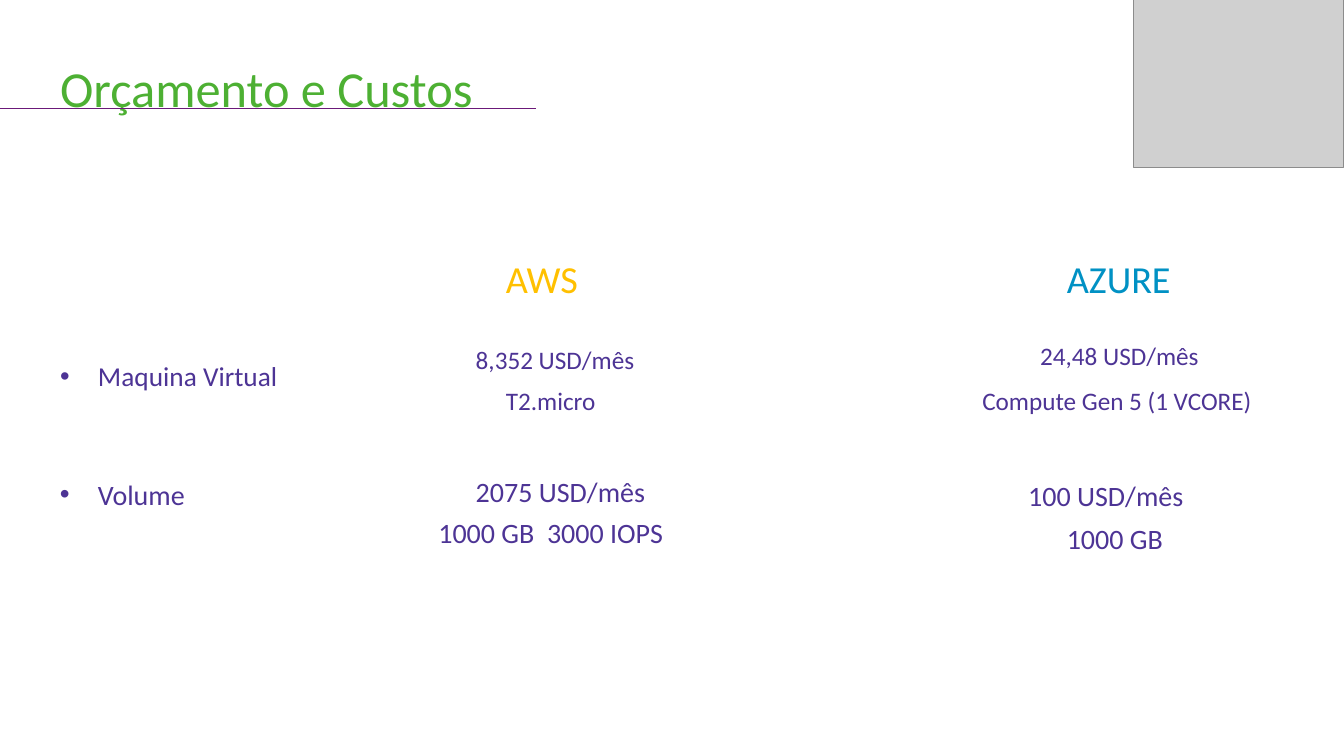
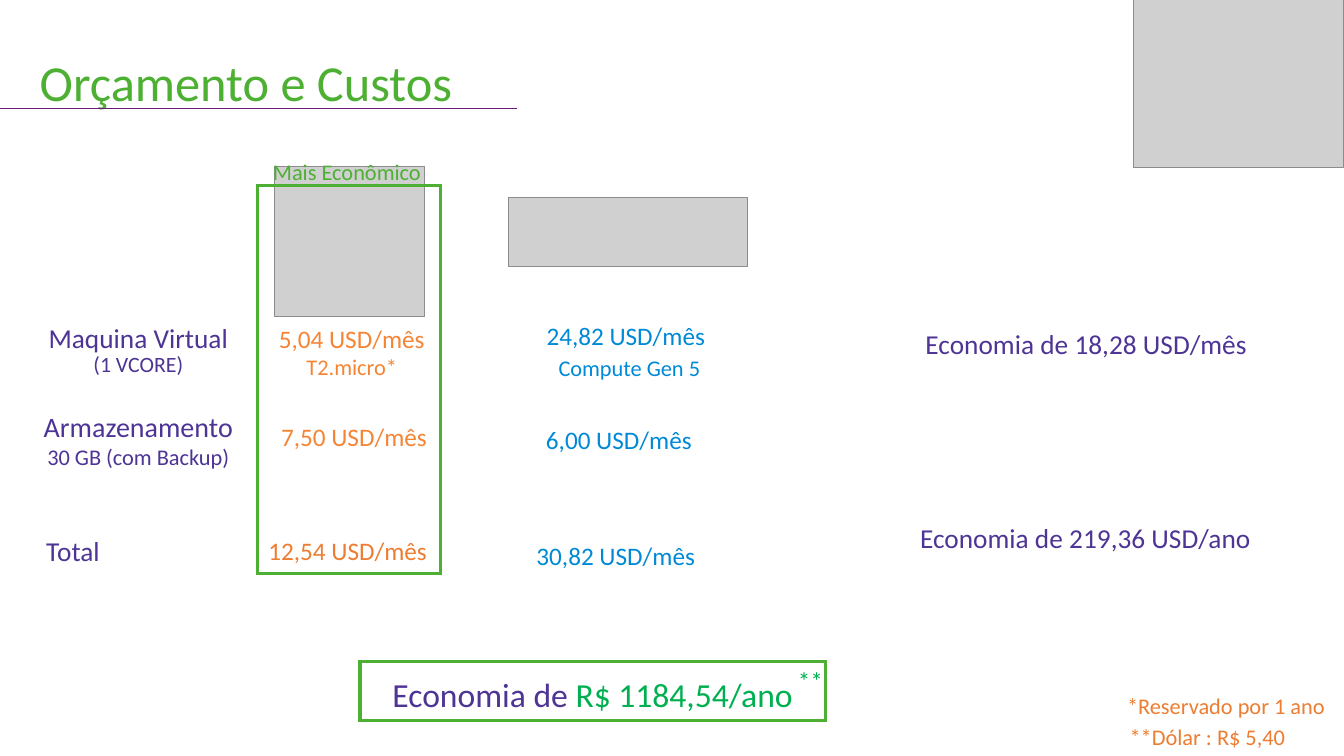
Before and after one commit to GVRO1/curso-angular, a slide deck: slide 12 of documentacao/Apresentações/Sprint 3.pptx (slide 11 before the commit). Drawn at 1344x756 pixels with LibreOffice and Linux fonts; fonts in the diff are those of the drawing; grey boxes stand for pictures. Boxes give left, top, right and bottom in pixels: in the first picture for what was removed or moved away, otherwise in the second. Text is boxed around its words. In the diff, an @@ line names an element or a change of style, - is before the commit and + after.

```diff
--- a/documentacao/Apresentações/Sprint 3.pptx
+++ b/documentacao/Apresentações/Sprint 3.pptx
@@ title "Orçamento e Custos": place and size @@
-title "Orçamento e Custos" at <box>60,74,472,116</box>
+title "Orçamento e Custos" at <box>40,68,452,110</box>
@@ line moved from (535, 108) - (0, 108) to (516, 108) - (0, 108) @@
@@ text added at <box>273,162,421,187</box>, 16 pt, text #4DB033 @@
+Mais Econômico
@@ picture added at <box>275,166,425,317</box> @@
@@ rectangle added at <box>258,186,442,574</box>, outline #4DB033 2.25 pt @@
@@ picture added at <box>509,198,748,266</box> @@
@@ text removed at <box>506,268,578,294</box> @@
-AWS
@@ text removed at <box>1067,268,1171,294</box> @@
-AZURE
@@ text "Maquina Virtual": place and size @@
-text "Maquina Virtual" at <box>98,367,277,391</box>
+text "Maquina Virtual" at <box>49,329,228,375</box>
@@ text at <box>49,329,228,353</box>: alignment left to centre; bullet • to none @@
@@ text at <box>547,327,705,348</box>: text changed; text colour #4D3495 to #0089D6 @@
-24,48 USD/mês
+24,82 USD/mês
@@ text at <box>93,356,183,375</box>: paragraph added @@
+(1 VCORE)
@@ text at <box>279,330,424,375</box>: text changed; text colour #4D3495 to #F58535 @@
-8,352 USD/mês
+5,04 USD/mês
+T2.micro*
@@ text added at <box>925,335,1247,358</box>, 19.5 pt, text #4D3495 @@
+Economia de 18,28 USD/mês
@@ text at <box>559,361,700,380</box>: text changed; size 18 to 16 pt; text colour #4D3495 to #0089D6 @@
-Compute Gen 5 (1 VCORE)
+Compute Gen 5
@@ text at <box>44,419,233,469</box>: text changed; size 20 to 16 pt @@
-• Volume
+Armazenamento
+30 GB (com Backup)
@@ text removed at <box>506,392,596,410</box> @@
-T2.micro
@@ text at <box>281,428,426,449</box>: text changed; size 20 to 18 pt; text colour #4D3495 to #F58535 @@
-2075 USD/mês
+7,50 USD/mês
@@ text at <box>546,431,691,452</box>: text changed; size 20 to 18 pt; text colour #4D3495 to #0089D6 @@
-100 USD/mês
+6,00 USD/mês
@@ text added at <box>920,529,1250,552</box>, 19.5 pt, text #4D3495 @@
+Economia de 219,36 USD/ano
@@ text removed at <box>1067,531,1163,549</box> @@
-1000 GB
@@ text added at <box>46,542,99,561</box>, 19.5 pt, text #4D3495 @@
+Total
@@ text at <box>268,542,426,563</box>: text changed; size 20 to 18 pt; text colour #4D3495 to #ED7D31 @@
-1000 GB 3000 IOPS
+12,54 USD/mês
@@ text added at <box>536,547,694,568</box>, 18 pt, text #0089D6 @@
+30,82 USD/mês
@@ rectangle added at <box>360,662,825,721</box>, outline #4DB033 2.25 pt @@
@@ text added at <box>392,683,792,711</box>, 24 pt, text #00B050 @@
+Economia de R$ 1184,54/ano
@@ text added at <box>788,661,834,702</box>, 18 pt, text #00B050 @@
+**
@@ text added at <box>1127,698,1324,718</box>, 16 pt, text #ED7D31 @@
+*Reservado por 1 ano
@@ text added at <box>1130,729,1285,748</box>, 16 pt, text #ED7D31 @@
+**Dólar : R$ 5,40
```
Also in this commit, not shown: 4 other slides changed, 3 slides added, 1 slide removed, 4 other files.
